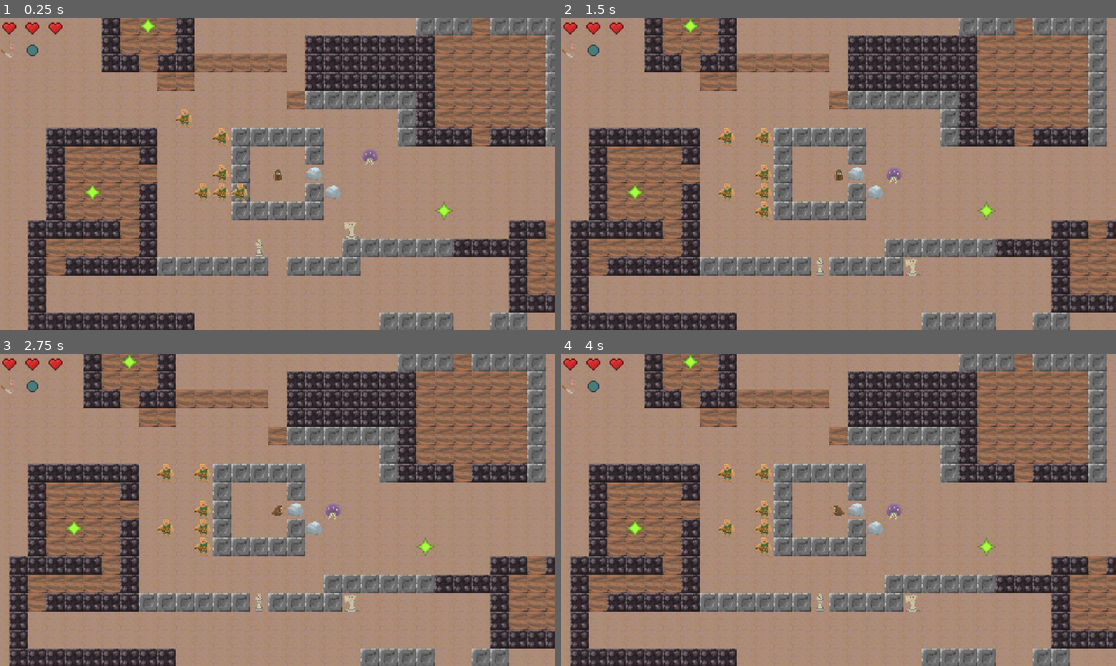
Above: before the commit, frames 1-4 (two rows, left to right).
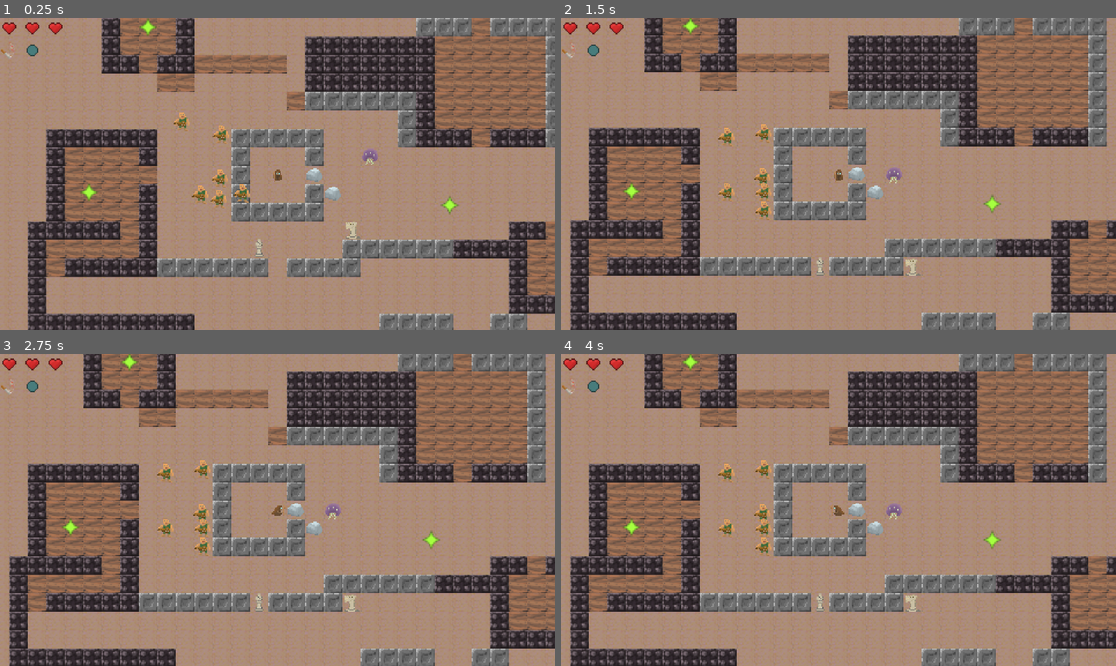
Above: after the commit, the same moments.

Repository: beppep/newDanceMage
Game: Godot game, scene res://main scene.tscn
Two runs of this game, one before a commit and one after it. Both use one fixed random seed, a clock stepped at 60 frames per second and the inputs below.
Inputs:
- Up to frame 1 (0.25 s): no input
- Up to frame 2 (1.5 s): tap Enter at 0.5 s; hold Right (move_right) 0.53-1.28 s; hold Space (move_nowhere) 0.53-1.28 s; hold S (move_down) from 1.28 s (still down); tap Space (move_nowhere) at 1.35 s
- Up to frame 3 (2.75 s): tap Enter at 2 s; release S (move_down) at 2.03 s; hold Right (move_right) from 2.03 s (still down); hold Space (move_nowhere) from 2.03 s (still down)
- Up to frame 4 (4 s): release Right (move_right) at 2.78 s; release Space (move_nowhere) at 2.78 s; hold W (move_up) 2.78-3.53 s; tap Space (move_nowhere) at 2.85 s; tap Enter at 3.5 s; hold A (move_left) from 3.53 s (still down); hold Space (move_nowhere) from 3.53 s (still down)

The runs differ from the first frame. In frame 1, 14% of the frame differs, in the area x 0-100%, y 0-100%; in frame 2, 0.5%; in frame 3, 0.5%; in frame 4, 0.5%.

Commit message:
Enemy targets are now offsets

Diff:
--- a/scripts/map_generation.gd
+++ b/scripts/map_generation.gd
@@ -1,8 +1,8 @@
 extends Node
 
-@onready var world = $"/root/World"
-@onready var ground_tilemap = world.get_node("TileMapLayerGround")
-@onready var wall_tilemap = world.get_node("TileMapLayerWalls")
+@onready var world := $"/root/World"
+@onready var ground_tilemap: TileMapLayer = world.get_node("TileMapLayerGround")
+@onready var wall_tilemap: TileMapLayer = world.get_node("TileMapLayerWalls")
 
 
 var rock_scene = preload("res://scenes/units/Rock.tscn")
@@ -17,12 +17,12 @@
 	_create_rock_at(Vector2i(2, 0))
 
 
-func _paint_area(tilemap_layer, from_location: Vector2i, to_location: Vector2i, tile_id: int) -> void:
+func _paint_area(tilemap_layer: TileMapLayer, from_location: Vector2i, to_location: Vector2i, tile_id: int) -> void:
 	for x in range(from_location.x, to_location.x + 1):
 		for y in range(from_location.y, to_location.y + 1):
 			tilemap_layer.set_cell(Vector2i(x, y), tile_id , Vector2i(0, 0))
 
 func _create_rock_at(location: Vector2i):
 	var rock: Unit = rock_scene.instantiate()
+	world.units.add_child(rock)
 	rock.position = World.loc_to_pos(location)
-	world.units.add_child(rock)
--- a/scripts/unit.gd
+++ b/scripts/unit.gd
@@ -4,6 +4,7 @@
 signal health_changed
 
 @onready var anim: AnimatedSprite2D = $AnimatedSprite2D
+var tween: Tween
 
 var max_health := 1
 var health := 1:
@@ -15,15 +16,17 @@
 		health_changed.emit()
 
 var speed := 260.0
-@onready var location := World.pos_to_loc(position)
-
-func _process(delta: float) -> void:
-	var target_position = World.loc_to_pos(location)
-	if not position.is_equal_approx(target_position):
-		position = position.move_toward(target_position, delta * speed)
+@onready var location := World.pos_to_loc(position):
+	set(loc):
+		if is_instance_valid(tween) and tween.is_running():
+			await tween.finished
+		var new_position = World.loc_to_pos(loc)
+		location = loc
+		tween = create_tween().set_trans(Tween.TRANS_LINEAR)
+		tween.tween_property(self, "position", new_position, position.distance_to(new_position) / speed)
 
 func process_turn(_world: World):
-	print("process_turn() not defined for ", name)
+	pass
 
 func take_damage(amount):
 	health -= amount
--- a/scripts/units.gd
+++ b/scripts/units.gd
@@ -4,9 +4,20 @@
 var is_running := true
 @onready var world = $"/root/World"
 
+func _ready() -> void:
+	child_exiting_tree.connect(_on_child_exit)
+
+func _on_child_exit(_node: Node):
+	print("In on child exit")
+	for unit in get_units():
+		if is_instance_valid(unit) and not unit.is_queued_for_deletion() and unit is Player:
+			return
+	is_running = false
+
 func start():
 	while is_running:
 		await process_turn()
+		await get_tree().create_timer(1.0 / 165.0).timeout
 
 func process_turn():
 	var moves_first: Array[Unit] = []
@@ -33,7 +44,7 @@
 	return units
 
 func get_unit_at(location: Vector2i) -> Unit:
-	for unit in get_children():
-		if Vector2i(unit.location) == location:
+	for unit in get_units():
+		if is_instance_valid(unit) and not unit.is_queued_for_deletion() and unit.location == location:
 			return unit
 	return null
--- a/scripts/units/bishop.gd
+++ b/scripts/units/bishop.gd
@@ -19,5 +19,5 @@
 
 func perform_attack_effects(world: World):
 	var offset = attack_targets.front()
-	var direction: Vector2i = (offset - location) / abs(offset.x - location.x)
+	var direction: Vector2i = offset / abs(offset.x)
 	move_in_direction(world, direction, attack_range)
--- a/scripts/units/enemy.gd
+++ b/scripts/units/enemy.gd
@@ -25,7 +25,7 @@
 	Vector2i.DOWN + Vector2i.RIGHT,
 ]
 
-@export var attack_indicator := preload("res://assets/sprites/particles/attack_indicator.png")
+var attack_indicator := preload("res://assets/sprites/particles/attack_indicator.png")
 var attack_power := 1
 var attack_range := 1
 
@@ -40,10 +40,10 @@
 
 func _draw():
 	for target in attack_targets:
-		draw_texture(attack_indicator, World.loc_to_pos(target - location - Vector2i(1, 1)))
+		draw_texture(attack_indicator, World.loc_to_pos(target - Vector2i(1, 1)))
 
 @abstract func get_possible_targets(world: World) -> Array[Vector2i]
-@abstract func target_attack(world: World, target: Vector2i) -> Array[Vector2i]
+@abstract func target_attack(world: World, offset: Vector2i) -> Array[Vector2i]
 @abstract func do_move(world: World)
 
 func target_with_offsets(world: World, offsets: Array[Vector2i]) -> Array[Vector2i]:
@@ -52,7 +52,7 @@
 		var target = location + offset
 		if world.is_wall_at(target):
 			continue
-		targets.append(target)
+		targets.append(offset)
 	return targets
 
 func target_with_directions(world: World, directions: Array[Vector2i]) -> Array[Vector2i]:
@@ -62,7 +62,7 @@
 			var target = location + direction * i
 			if world.is_wall_at(target):
 				break
-			targets.append(target)
+			targets.append(direction * i)
 	return targets
 
 func perform_attack_effects(_world: World):
@@ -72,14 +72,22 @@
 	if not attack_targets.is_empty():
 		print(name, " attacks.")
 		for target in attack_targets:
-			world.deal_damage_to(target, attack_power)
+			world.deal_damage_to(location + target, attack_power)
 		perform_attack_effects(world)
 		attack_targets = []
+		return
 
-	elif get_possible_targets(world).has(world.player.location) or (randf()>0.5 and is_in_range_of(world.player.location, 3)): # random aggression:
+	var possible_targets = get_possible_targets(world)
+	if possible_targets.has(world.player.location - location):
 		print(name, " winds up for attack.")
-		attack_targets = target_attack(world, world.player.location)
+		attack_targets = target_attack(world, world.player.location - location)
+	elif randf() < 0.3:
+		for offset in possible_targets:
+			var target = location + offset
+			if target.distance_squared_to(world.player.location) <= 1:
+				attack_targets = target_attack(world, offset)
+				break
 
 
-	else:
+	if not attack_targets:
 		do_move(world)
--- a/scripts/units/knight.gd
+++ b/scripts/units/knight.gd
@@ -20,12 +20,9 @@
 func get_possible_targets(world: World) -> Array[Vector2i]:
 	return target_with_offsets(world, offsets)
 
-func target_attack(world: World, target: Vector2i) -> Array[Vector2i]:
-	if get_possible_targets(world).has(world.player.location):
-		return [target]
-	else:
-		return [location + offsets.pick_random()]
+func target_attack(_world: World, offset: Vector2i) -> Array[Vector2i]:
+	return [offset]
 
 func perform_attack(world: World):
-	var target = attack_targets.front()
-	move_to(world, target)
+	var offset = attack_targets.front()
+	move_to(world, location + offset)
--- a/scripts/units/troll.gd
+++ b/scripts/units/troll.gd
@@ -8,9 +8,8 @@
 func get_possible_targets(world: World) -> Array[Vector2i]:
 	return target_with_offsets(world, CARDINAL_DIRECTIONS)
 
-func target_attack(_world: World, target: Vector2i) -> Array[Vector2i]:
-	if is_in_range_of(target, 1):
-		return [target]
+func target_attack(_world: World, offset: Vector2i) -> Array[Vector2i]:
+	if is_in_range_of(location + offset, 1):
+		return [offset]
 	else:
-		var offset = CARDINAL_DIRECTIONS.pick_random()
-		return [location + offset]
+		return [CARDINAL_DIRECTIONS.pick_random()]
